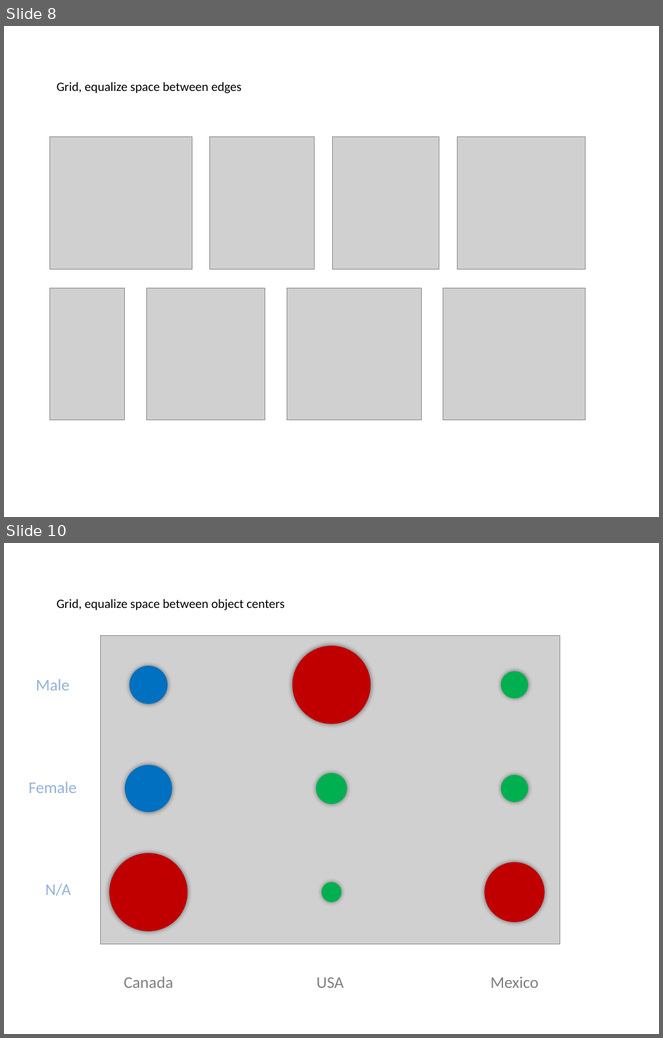
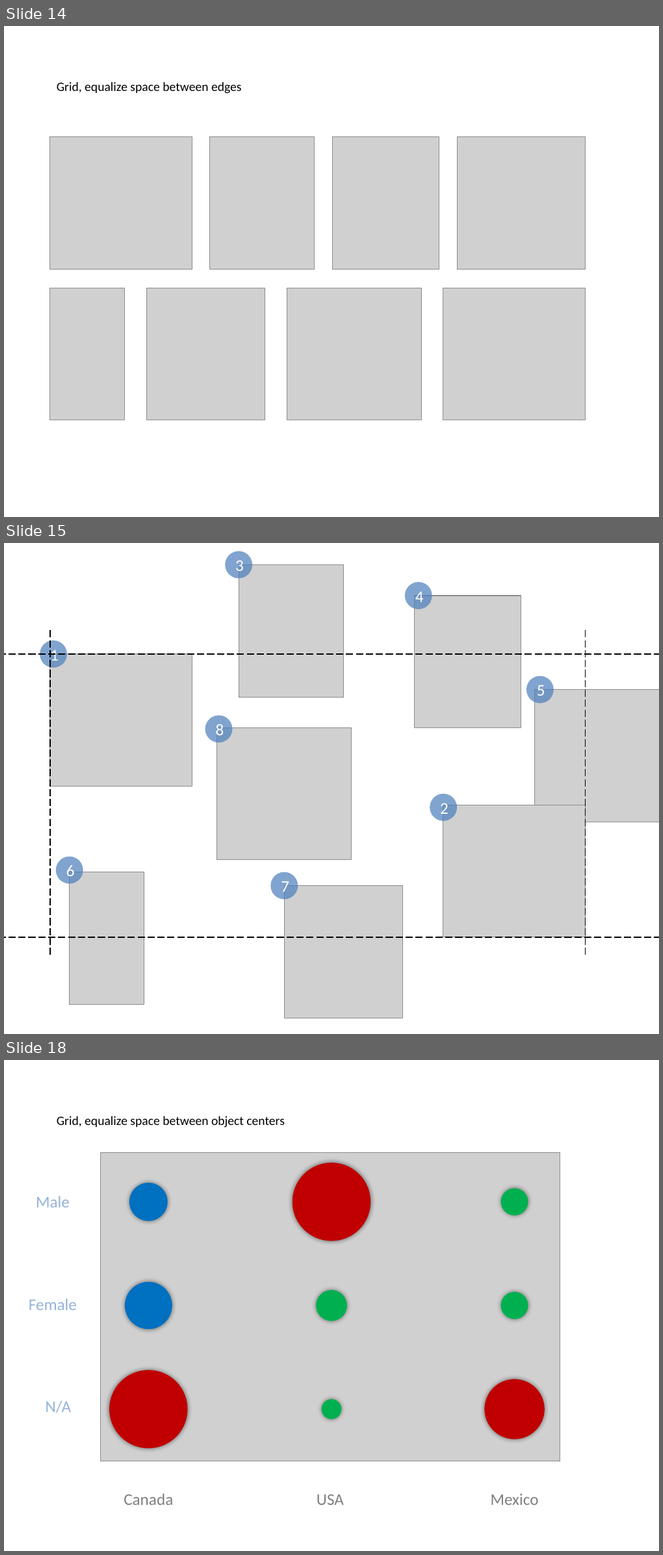
Before and after one commit to PowerPointLabs/PowerPointLabs, a slide deck: doc/Examples-PositionsLab.pptx. Shown one above the other, each under a label of ours: slides 8 and 10 before the commit, slides 14, 15 and 18 after it; the slides between them are not shown. The pictures are 663x1038 and 663x1555 pixels, drawn with LibreOffice and Linux fonts; fonts in the diff are those of the drawing; grey boxes stand for pictures; background and template pictures are left out. Boxes give left, top, right and bottom in pixels: in the first picture for what was removed or moved away, otherwise in the second. Text is boxed around its words. In the diff, an @@ line names an element or a change of style, - is before the commit and + after.

```diff
--- a/doc/Examples-PositionsLab.pptx
+++ b/doc/Examples-PositionsLab.pptx
@@ slide 15 added at (x1=4, y1=543, x2=659, y2=1034), background #FFFFFF @@
@@ ellipse added at (x1=226, y1=551, x2=253, y2=578), fill #4F81BD at 72% opacity, 18 pt, text #FFFFFF @@
+3
@@ picture added at (x1=239, y1=565, x2=343, y2=698) @@
@@ ellipse added at (x1=405, y1=582, x2=432, y2=610), fill #4F81BD at 72% opacity, 18 pt, text #FFFFFF @@
+4
@@ picture added at (x1=414, y1=596, x2=521, y2=728) @@
@@ line added from (50, 630) to (50, 958), #000000 1 pt dashed @@
@@ line added from (585, 630) to (585, 958), #000000 1 pt dashed @@
@@ line added from (4, 654) to (659, 654), #000000 1 pt dashed @@
@@ ellipse added at (x1=40, y1=641, x2=68, y2=668), fill #4F81BD at 72% opacity, 18 pt, text #FFFFFF @@
+1
@@ picture added at (x1=50, y1=654, x2=192, y2=787) @@
@@ ellipse added at (x1=527, y1=676, x2=555, y2=704), fill #4F81BD at 72% opacity, 18 pt, text #FFFFFF @@
+5
@@ picture added at (x1=534, y1=690, x2=659, y2=822) @@
@@ ellipse added at (x1=205, y1=715, x2=233, y2=743), fill #4F81BD at 72% opacity, 18 pt, text #FFFFFF @@
+8
@@ picture added at (x1=217, y1=728, x2=351, y2=860) @@
@@ ellipse added at (x1=430, y1=794, x2=458, y2=821), fill #4F81BD at 72% opacity, 18 pt, text #FFFFFF @@
+2
@@ picture added at (x1=443, y1=805, x2=585, y2=938) @@
@@ ellipse added at (x1=56, y1=857, x2=83, y2=884), fill #4F81BD at 72% opacity, 18 pt, text #FFFFFF @@
+6
@@ picture added at (x1=70, y1=873, x2=144, y2=1005) @@
@@ ellipse added at (x1=270, y1=873, x2=298, y2=900), fill #4F81BD at 72% opacity, 18 pt, text #FFFFFF @@
+7
@@ picture added at (x1=284, y1=886, x2=403, y2=1018) @@
@@ line added from (4, 938) to (659, 938), #000000 1 pt dashed @@
@@ what was slide 8 is now slide 14 @@
@@ what was slide 10 is now slide 18 @@
```
Also in this commit, not shown: 1 slide changed, 12 other slides added, 2 slides removed.
